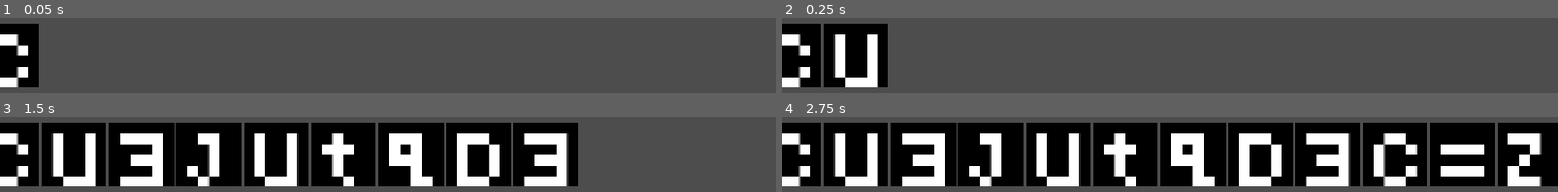
Above: before the commit, frames 1-4 (two rows, left to right).
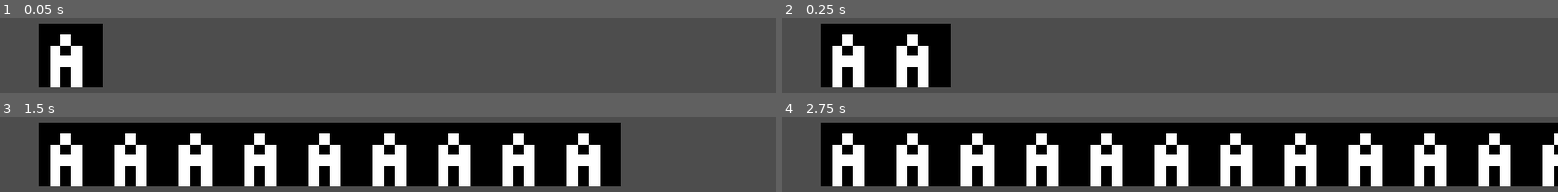
Above: after the commit, the same moments.

Repository: Ranger-Yev/project_sequence
Game: Godot game, scene res://text_engine.tscn
Two runs of this game, one before a commit and one after it. Both use one fixed random seed, a clock stepped at 60 frames per second and the inputs below. The project has no main scene, so this scene is started directly.
Inputs:
- Up to frame 1 (0.05 s): no input
- Up to frame 2 (0.25 s): no input
- Up to frame 3 (1.5 s): tap Enter (ui_accept) at 0.5, 0.77 s; hold Up (ui_up) 0.53-1.28 s; hold Down (ui_down) from 1.28 s (still down)
- Up to frame 4 (2.75 s): tap Enter (ui_accept) at 1.52 s; release Down (ui_down) at 2.03 s; hold Up (ui_up) from 2.03 s (still down)

The runs differ from the first frame. In frame 1, 11% of the frame differs, in the area x 0-14%, y 7-93%; in frame 2, 14%; in frame 3, 35%; in frame 4, 40%, in the area x 0-100%, y 7-93%.

Commit message:
Removed the randomness and slowly progressing on the actual engine part of the engine (reading input and providing output).

Diff:
--- a/letter.tscn
+++ b/letter.tscn
@@ -580,7 +580,7 @@
 }],
 "loop": 1,
 "name": &"prog_type",
-"speed": 5.0
+"speed": 1.0
 }, {
 "frames": [{
 "duration": 1.0,
@@ -672,10 +672,11 @@
 }],
 "loop": 1,
 "name": &"tinkle_type",
-"speed": 5.0
+"speed": 1.0
 }]
 
 [node name="Letter" type="AnimatedSprite2D" unique_id=1408741801]
 sprite_frames = SubResource("SpriteFrames_s37yc")
 animation = &"prog_type"
+frame_progress = 0.8791596
 script = ExtResource("2_5gbsb")
--- a/project.godot
+++ b/project.godot
@@ -25,4 +25,5 @@
 
 [rendering]
 
+textures/canvas_textures/default_texture_filter=0
 rendering_device/driver.windows="d3d12"
--- a/text_engine.gd
+++ b/text_engine.gd
@@ -5,11 +5,25 @@
 var alphabet_t = ["a","b","c","d","e","f","g","h","i","j","k","l","m","n","o","p",
 "q","r","s","t","u","v","w","x","y","z","!","?","sf","ff"]
 var alphabet_p = ["a","b","c","d","e","f","g","h","i","j","k","l","m","n","o","p",
-"q","r","s","t","u","v","w","x","y","z","1","2","3","4","5","6","7","8","9","!","?","/","|","@","#","$","*","(",")","'"]
+"q","r","s","t","u","v","w","x","y","z","1","2","3","4","5","6","7","8","9","!","?",
+"/","|","@","#","$","*","(",")","'", '"', "~", "\\", "<", ">", ".", ",", "[", "]", "{",
+ "}", ":", ";", "_", "-", "+", "=", " "]
+
+# some characters are not centered due to being done in a 6x6 format before upscaling.
+# The exceptions variable keeps track of these characters and alows special actions to
+# be performed in order not to break continuity.
+# all types: 0 > 3 width, shift one left | 1 > 1 width, 4th pixel |
+# 2 > 5 width, shift one right | 3 > 3 width, shift one right | 4 > 2 width, paired, shift 1 left |
+# 5 > 2 width, centered, remove two outer collumns | 6 > 1 width, 3rd pixel
+#var alphabet_p_exceptions = {0:0, 7:1, 8:0, 9:0, 11:3, 18:0, 20:0, 21:3,
+#22:0, 23:0, 24:0, 25:0, 35:1, 37:0, 38:6, 42:3, 43:4, 44:4, 45:5, 46:3, 48:0,
+#}
+
 var sts = "" # sentence to spell
-var space = 60 # pixels between chars. ~60 pixels between words (space is technically a char).
+var space = 60 # pixels between chars. ~180 pixels between words (space is technically a char).
 var frame = -1
 var pos = Vector2(10,100)
+var luck0 = -1
 
 func _ready() -> void:
 	sts = "wanna play a game?"
@@ -17,17 +31,11 @@
 func _process(delta: float) -> void:
 	frame += 1
 	if frame % 10 == 1:
+		pos.x += 96
 		var new_letter = letter.instantiate() as AnimatedSprite2D
-		new_letter.global_position = Vector2(pos.x * frame, pos.y)
+		new_letter.global_position = pos
 		letters.add_child(new_letter)
-		var luck = rng.randi_range(0,1)
-		if luck == 1:
-			luck = rng.randi_range(0,29)
-		else:
-			luck = rng.randi_range(0,64)
 
-
-		new_letter.set_let(luck)
 
 func spawn_let() -> void:
 	pass
--- a/text_engine.tscn
+++ b/text_engine.tscn
@@ -6,3 +6,6 @@
 script = ExtResource("1_ggkrs")
 
 [node name="letters" type="Node" parent="." unique_id=1733747734]
+
+[node name="Camera2D" type="Camera2D" parent="." unique_id=1418202723]
+position = Vector2(576, 324)
